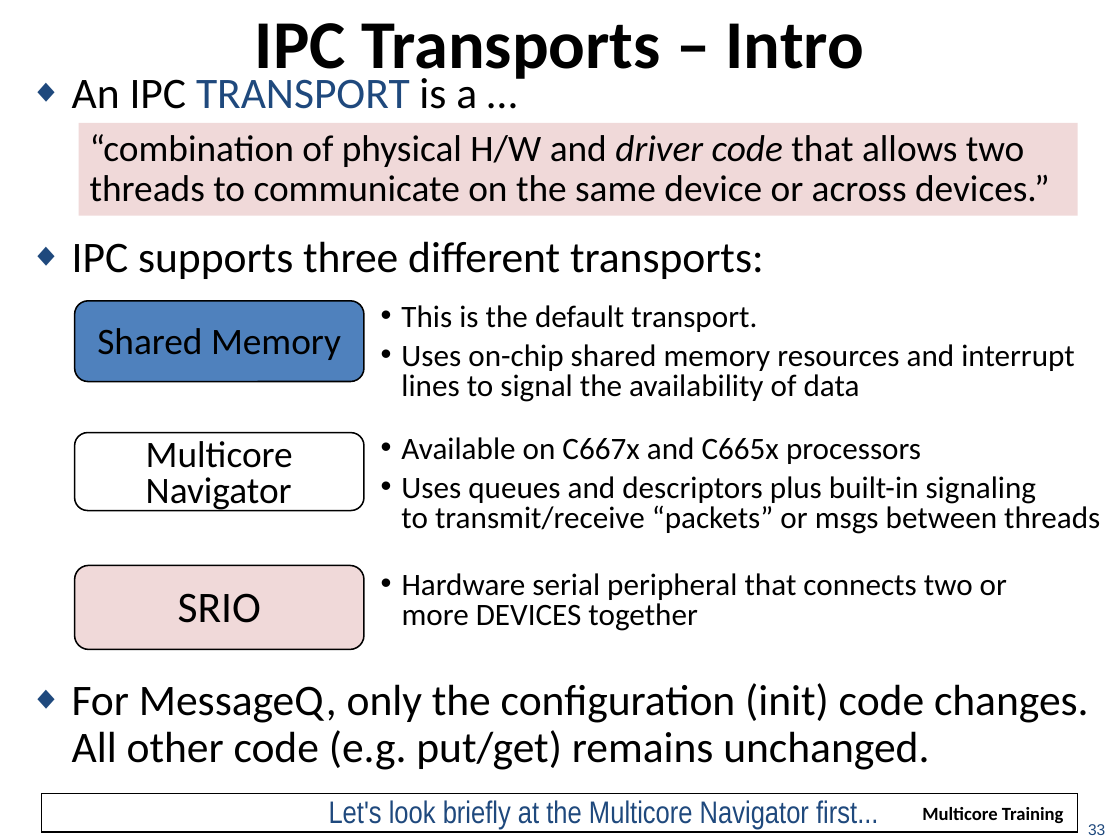
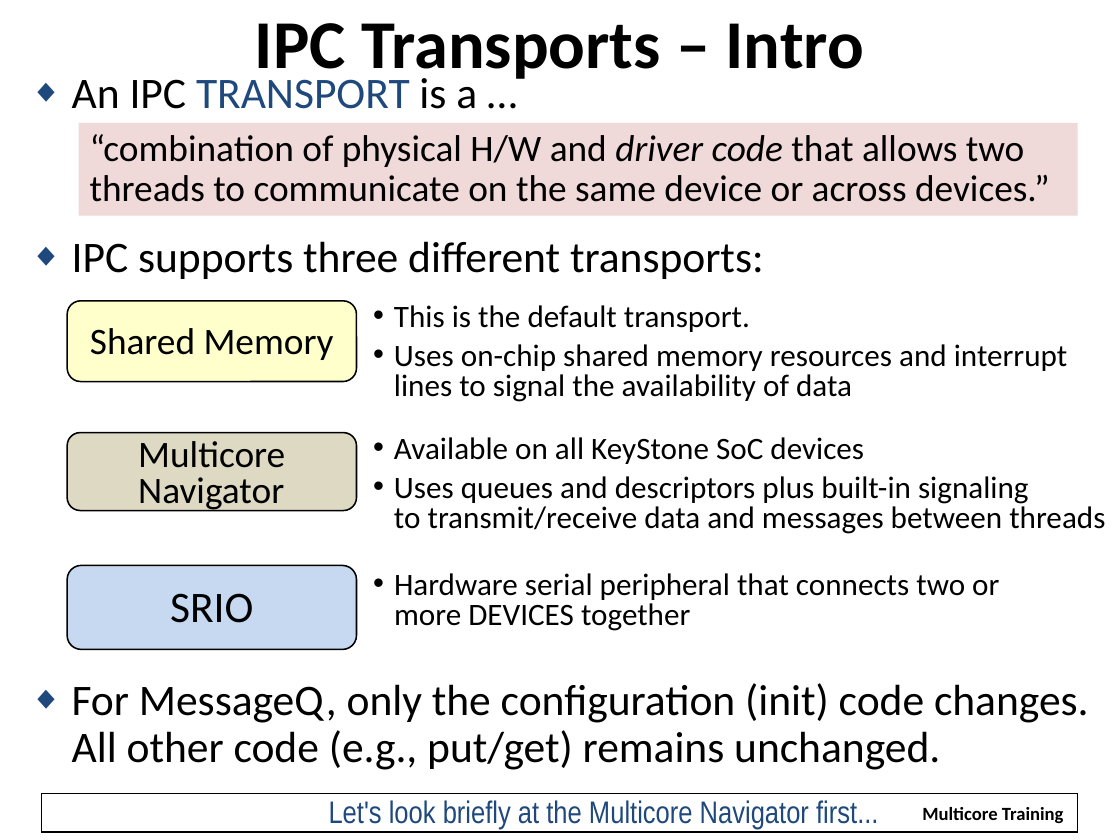
Before and after one commit to hari1989/keystone-workshop, a slide deck: slide 39 of slides/KeyStone Intro to IPC.pptx (slide 33 before the commit). Drawn at 1120x840 pixels with LibreOffice and Linux fonts; fonts in the diff are those of the drawing; background and template pictures are left out. Boxes give left, top, right and bottom in pixels: in the first picture for what was removed or moved away, otherwise in the second. Text is boxed around its words. In the diff, an @@ line names an element or a change of style, - is before the commit and + after.

```diff
--- a/slides/KeyStone Intro to IPC.pptx
+++ b/slides/KeyStone Intro to IPC.pptx
@@ rounded rectangle "Shared Memory" at [67, 301, 356, 382]: fill #4F81BD to #FFFFCC @@
@@ rounded rectangle "Multicore Navigator" at [67, 432, 356, 511]: fill #FFFFFF to #DDD9C3 @@
@@ text at [394, 437, 1105, 534]: text changed @@
-• Available on C667x and C665x processors
-• Uses queues and descriptors plus built-in signaling
-  to transmit/receive “packets” or msgs between threads
+• Available on all KeyStone SoC devices
+• Uses queues and descriptors plus built-in signaling
+  to transmit/receive data and messages between threads
@@ 3 rounded rectangles, 2 texts: place and size @@
-3 rounded rectangles, 2 texts at [75, 301, 1075, 650]
+3 rounded rectangles, 2 texts at [67, 301, 1068, 650]
@@ rounded rectangle "SRIO" at [67, 566, 356, 650]: fill #F0D9D9 to #C6D9F1 @@
@@ text at [72, 683, 1089, 770]: text changed @@
-◆ For MessageQ, only the configuration (init) code changes.
-  All other code (e.g. put/get) remains unchanged.
+◆ For MessageQ, only the configuration (init) code changes.
+  All other code (e.g., put/get) remains unchanged.
@@ text removed at [1088, 824, 1105, 835] @@
-33
```
Also in this commit, not shown: 32 other slides changed, 23 slides added, 6 slides removed.
